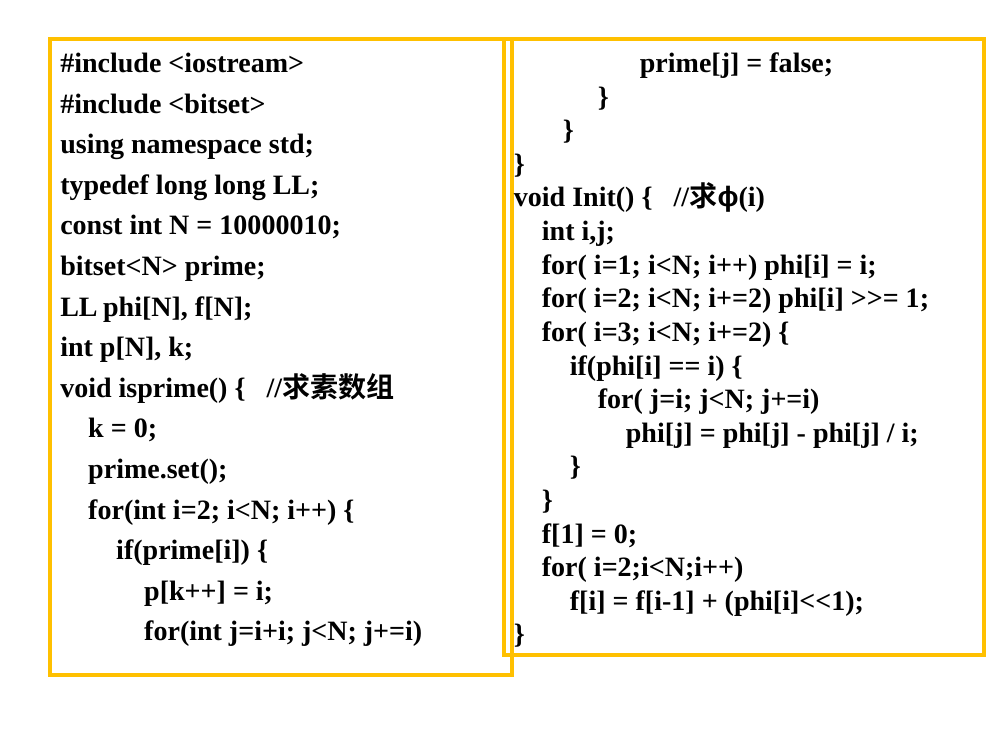
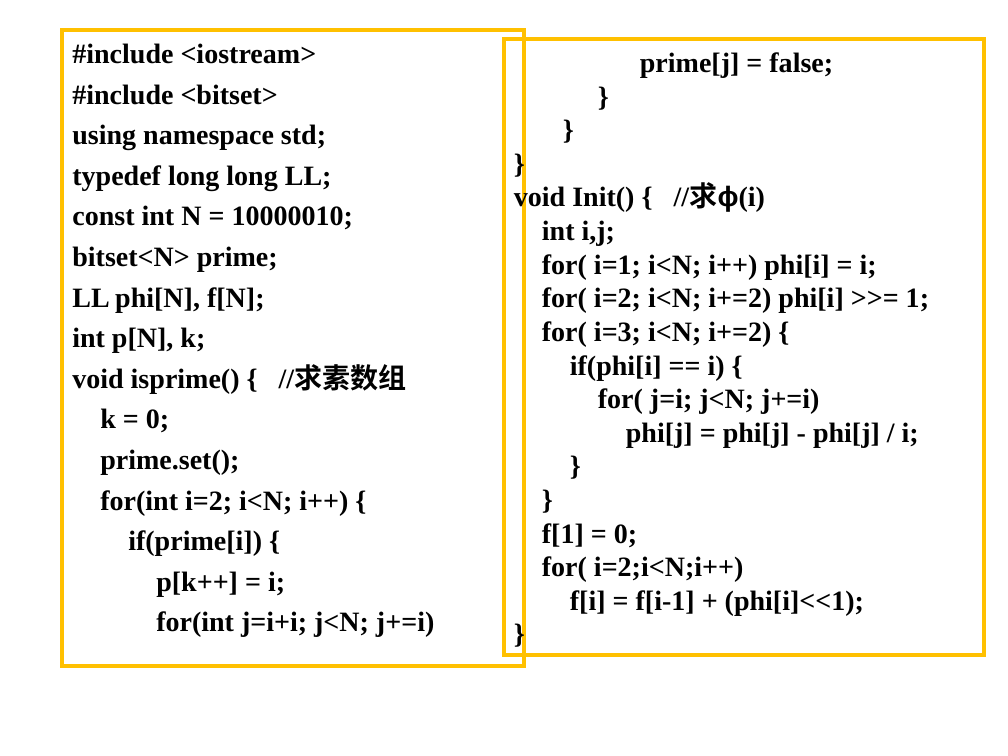
Before and after one commit to xiaohuihuigh/cpp, a slide deck: slide 31 of acm/acm选修/第7次课 莫比乌斯变换.ppt. Drawn at 1008x756 pixels with LibreOffice and Linux fonts; fonts in the diff are those of the drawing; background and template pictures are left out. Boxes give left, top, right and bottom in pixels: in the first picture for what was removed or moved away, otherwise in the second. Text is boxed around its words. In the diff, an @@ line names an element or a change of style, - is before the commit and + after.

```diff
--- a/acm/acm选修/第7次课 莫比乌斯变换.ppt
+++ b/acm/acm选修/第7次课 莫比乌斯变换.ppt
@@ rectangle "#include <iostream>": place and size @@
-rectangle "#include <iostream>" at (50, 39, 512, 675)
+rectangle "#include <iostream>" at (62, 30, 524, 666)
@@ rectangle "#include <iostream>" at (62, 30, 524, 666): indent changed @@
```
Also in this commit, not shown: 48 other slides changed, 12 other files.
